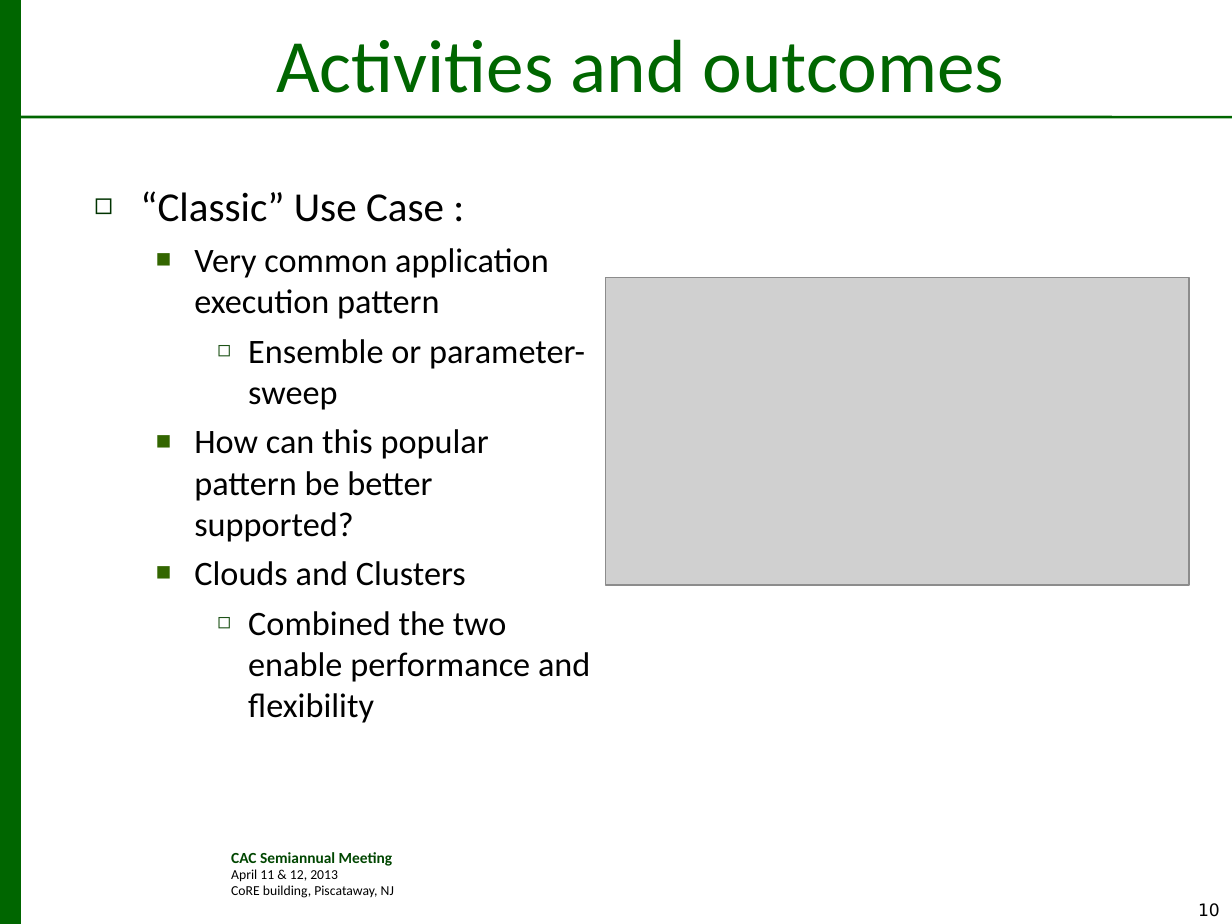
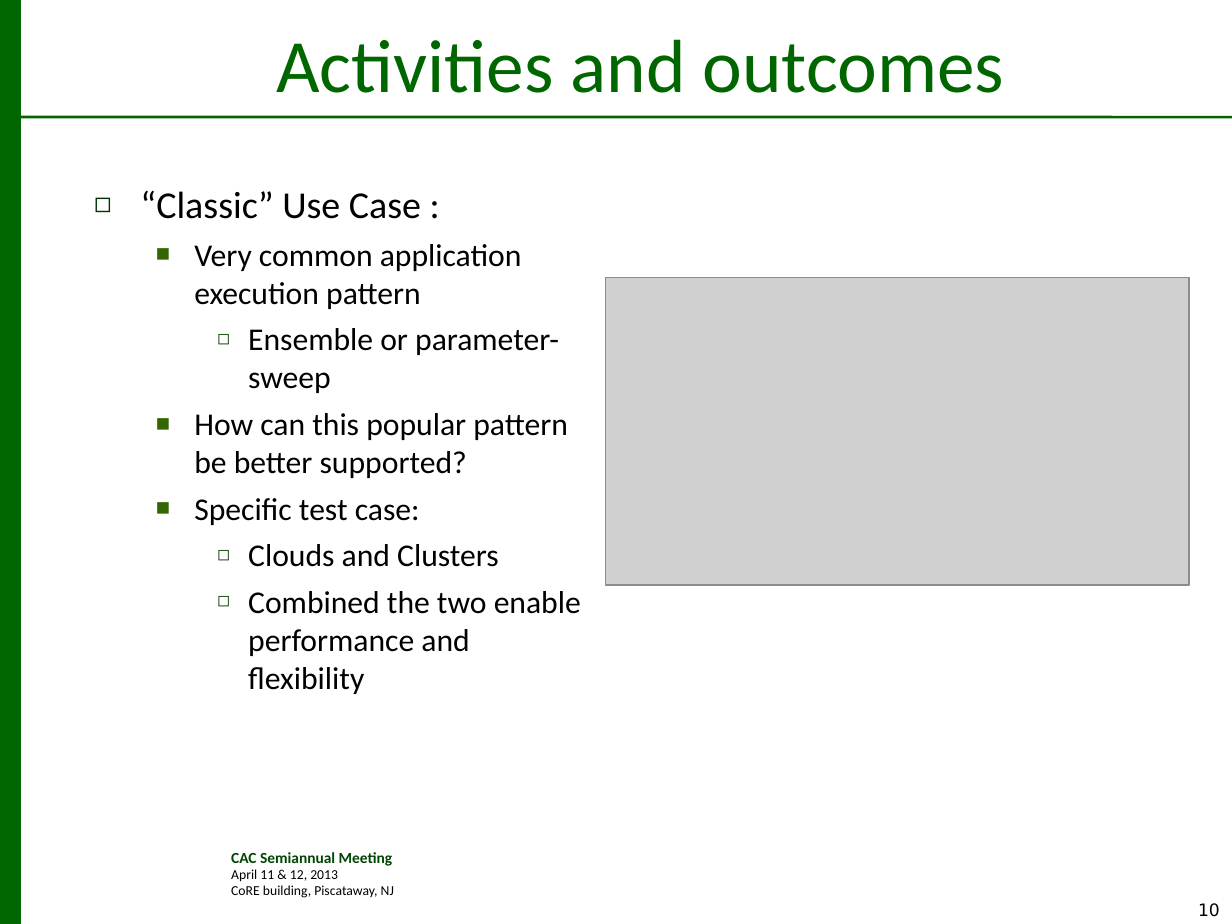
Before and after one commit to saga-project/presentations, a slide deck: slide 10 of cac-saga-occi.v1.1.ppt. Drawn at 1232x924 pixels with LibreOffice and Linux fonts; fonts in the diff are those of the drawing; grey boxes stand for pictures; background and template pictures are left out. Boxes give left, top, right and bottom in pixels: in the first picture for what was removed or moved away, otherwise in the second. Text is boxed around its words. In the diff, an @@ line names an element or a change of style, - is before the commit and + after.

```diff
--- a/cac-saga-occi.v1.1.ppt
+++ b/cac-saga-occi.v1.1.ppt
@@ text at (x1=140, y1=190, x2=581, y2=694): size 24 to 22.2 pt in "“Classic” Use Case :"; size 20 to 18.5 pt in "Very common application execution pattern", "Ensemble or parameter-sweep", "How can this popular pattern be better ...", "Clouds and Clusters" and 1 more places; bullet ■ to ◻; list level 2 to 3 in "Clouds and Clusters"; bullet colour #336600 to #1D5217 @@
@@ text at (x1=194, y1=498, x2=420, y2=525): paragraph added @@
+  ■ Specific test case:
```
Also in this commit, not shown: 11 other slides changed, 1 other file.
